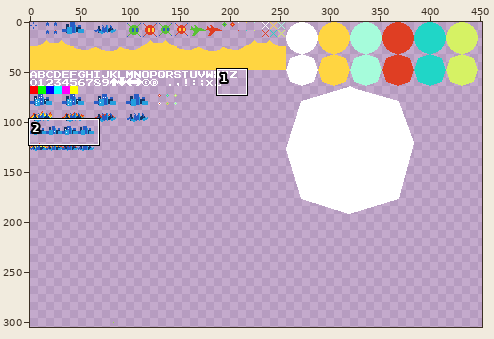
File history of a sprite sheet, src/mc/assets/spritesheet.png. The first picture is a wide view before the edit; the outline marks the close-up.
Close-up. First the earlier version:
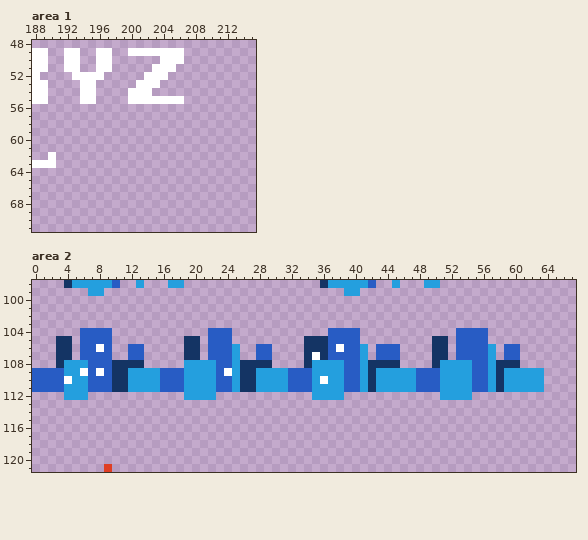
The file is 512x512 pixels. Shown: area 1: x 188..215, y 48..71; area 2: x 0..67, y 98..121. The wide view leaves out empty margins. The commit also changed other parts of the picture, which this record leaves out.
Once edited:
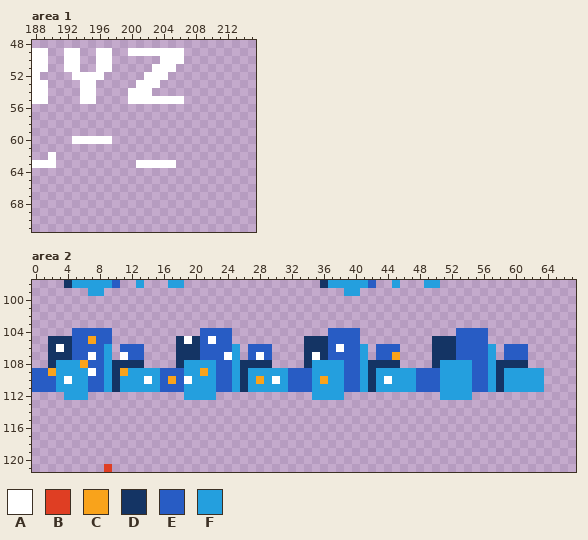
Palette (. is transparent): A #ffffff  B #df3e23  C #f9a31b  D #143464  E #285cc4  F #249fde
Change:
--- area 1
@@ x 191..207 @@
 59 .................
-60 .................
+60 ..AAAAA..........
 61 .................
 62 .................
-63 .................
+63 ..........AAAAA..
 64 .................
--- area 2
@@ x 0..67 @@
 103 ....................................................................
-104 ......EEEE............EEE............EEEE............EEEE...........
-105 ...DD.EEEE.........DD.EEE.........DDDEEEE.........DD.EEEE...........
-106 ...DD.EEAE..EE.....DD.EEEF..EE....DDDEAEEF.EEE....DD.EEEEF.EE.......
-107 ...DD.EEEE..EE.....DD.EEEF..EE....DADEEEEF.EEE....DD.EEEEF.EE.......
-108 ...DFFFEEEDDDD.....FFFFEEFDDDD....DFFFFEEFDDDD....DFFFFEEFDDD.......
-109 EEEEFFAEAEDDFFFFEEEFFFFEAFDDFFFFEEEFFFFEEFDFFFFFEEEFFFFEEFDFFFFF....
-110 EEEEAFFEEEDDFFFFEEEFFFFEEFDDFFFFEEEFAFFEEFDFFFFFEEEFFFFEEFDFFFFF....
-111 EEEEFFFEEEDDFFFFEEEFFFFEEFDDFFFFEEEFFFFEEFDFFFFFEEEFFFFEEFDFFFFF....
+104 .....EEEEE...........EEEE............EEEE............EEEE...........
+105 ..DDDEECEE........DADEAEE.........DDDEEEE.........DDDEEEE...........
+106 ..DADEEEEF.EEE....DDDEEEEF.EEE....DDDEAEEF.EEE....DDDEEEEF.EEE......
+107 ..DDDEEAEF.AEE....DDDEEEAF.EAE....DADEEEEF.EEC....DDDEEEEF.EEE......
+108 ..DFFFCEEFDDDD....DFFFFEEFDDDD....DFFFFEEFDDDD....DFFFFEEFDDDD......
+109 EECFFFFAEFDCFFFFEEEFFCFEEFDFFFFFEEEFFFFEEFDFFFFFEEEFFFFEEFDFFFFF....
+110 EEEFAFFEEFDFFFAFECEAFFFEEFDFCFAFEEEFCFFEEFDFAFFFEEEFFFFEEFDFFFFF....
+111 EEEFFFFEEFDFFFFFEEEFFFFEEFDFFFFFEEEFFFFEEFDFFFFFEEEFFFFEEFDFFFFF....
 112 ....FFF............FFFF............FFFF............FFFF.............
